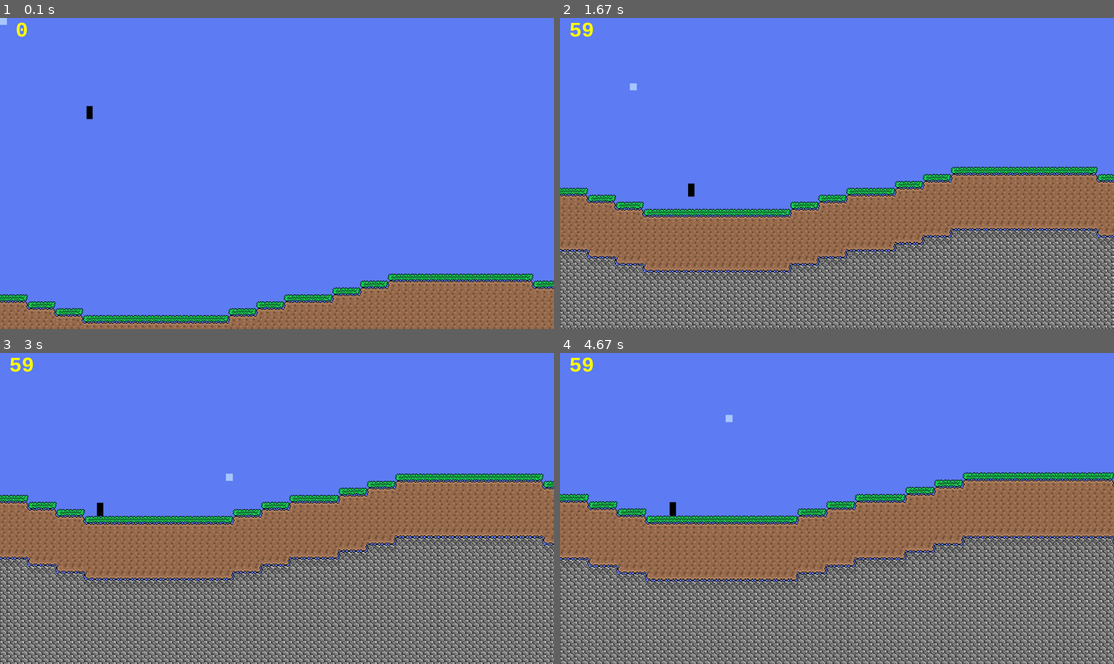
Above: before the commit, frames 1-4 (two rows, left to right).
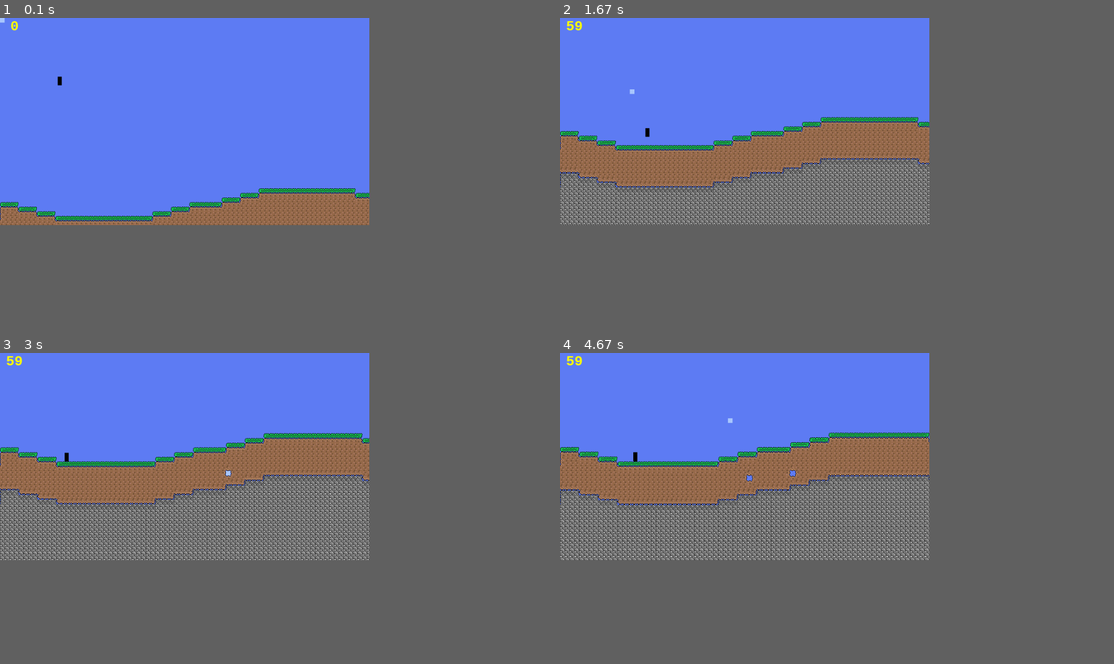
Above: after the commit, the same moments.

Repository: Nicholas-Merillat/tilemap-pygame
Game: pygame game, started from main.py
Same seed, same stepped clock (60 frames per second), same inputs: the game is played once before the commit and once after it.
Inputs (mouse positions are in pixels of both pictures, inside the frame that each line leads up to):
- Up to frame 1 (0.1 s): no input
- Up to frame 2 (1.67 s): click (742, 120) at 0.38 s; hold D 0.67-1.13 s; click (864, 114) at 0.75 s; hold W 1.17-1.47 s; click (654, 123) at 1.25 s; hold D from 1.5 s (still down); click (632, 89) at 1.58 s; tap = at 1.65 s
- Up to frame 3 (3 s): release D at 1.97 s; hold A 2-2.53 s; click (238, 384) at 2.08 s; hold A 2.57-2.97 s; click (227, 474) at 2.65 s
- Up to frame 4 (4.67 s): hold W 3-3.37 s; click (753, 387) at 3.08 s; tap = at 3.15 s; hold D 3.4-4.03 s; click (609, 449) at 3.48 s; hold A 4.07-4.53 s; click (748, 477) at 4.15 s; hold D from 4.57 s (still down); click (731, 421) at 4.65 s
In our replay, the window is 900x506 before the commit and 600x337 after it. These sizes can differ from the game's own. Grey fills any space a smaller window leaves; there, only what the larger window draws over its background counts as a difference.

The runs differ from the first frame. In frame 1, 16% of the frame differs, in the area x 0-100%, y 0-100%; in frame 2, 59%; in frame 3, 66%; in frame 4, 67%.

Commit message:
tilemap render refactor progress

Diff:
--- a/main.py
+++ b/main.py
@@ -11,7 +11,7 @@
         pygame.display.set_icon(pygame.image.load('content/icon.png'))
 
         self.viewport = pygame.Surface(VIEWPORT_RESOLUTION)
-        self.screen = pygame.display.set_mode(SCREEN_RESOLUTION)
+        self.screen = pygame.display.set_mode(SCREEN_RESOLUTION, pygame.DOUBLEBUF)
         self.screen_scale_factor = pygame.math.Vector2(self.screen.size[0] / VIEWPORT_RESOLUTION[0], self.screen.size[1] / VIEWPORT_RESOLUTION[1])
 
         self.clock = pygame.time.Clock()
@@ -29,8 +29,8 @@
         self.viewport = pygame.Surface((VIEWPORT_RESOLUTION[0] - self.camera.zoom, VIEWPORT_RESOLUTION[1] - self.camera.zoom / ASPECT_SCALE_FACTOR))
         self.viewport.fill((95,125,245))
 
-        # Iterates through the visible tiles on camera in the tilemap and draws the tile images
-        self.viewport.blit(self.tilemap.grid_surface, (0,0))
+        # Blit only the whats visible to the camera from the tilemap to viewport
+        self.viewport.blit(self.tilemap.texture_surface, (0,0), (math.ceil(0 + self.camera.x), math.ceil(0 + self.camera.y), math.ceil(VIEWPORT_RESOLUTION[0] + self.camera.x), math.ceil(VIEWPORT_RESOLUTION[1] + self.camera.y)))
 
         #if self.tilemap.grid[int(self.mouse_position_tile.x)][int(self.mouse_position_tile.y)] != 0:
         self.viewport.blit(self.tilemap.cursor, (self.mouse_position_tile.x * TILE_SIZE - self.camera.x, self.mouse_position_tile.y * TILE_SIZE - self.camera.y), special_flags=pygame.BLEND_ADD)
@@ -46,7 +46,6 @@
 
     def run(self):
         self.delta = (self.clock.tick(MAX_FPS) / 1000) * PHYSICS_FPS
-        self.mouse_position = pygame.math.Vector2(0,0)
         while True:
             self.delta = (self.clock.tick(MAX_FPS) / 1000) * PHYSICS_FPS
             self.screen_scale_factor = pygame.math.Vector2(self.screen.size[0] / VIEWPORT_RESOLUTION[0], self.screen.size[1] / VIEWPORT_RESOLUTION[1])
@@ -58,7 +57,7 @@
                 elif event.type == pygame.VIDEORESIZE:
                     self.screen = pygame.display.set_mode((event.w, event.h), pygame.RESIZABLE)
 
-            self.mouse_position = pygame.math.Vector2(pygame.mouse.get_pos()[0], pygame.mouse.get_pos()[1])
+            self.mouse_position = pygame.math.Vector2(pygame.mouse.get_pos())
             self.mouse_position_tile = self.tilemap.screen_to_tile((self.mouse_position.x / self.screen_scale_factor.x) / self.camera.zoom_scale_factor, (self.mouse_position.y / self.screen_scale_factor.y) / self.camera.zoom_scale_factor)
             self.mouse_pressed = pygame.mouse.get_pressed()
 
--- a/settings.py
+++ b/settings.py
@@ -1,7 +1,7 @@
 import pygame, math, numpy, sys
 
 # User settings
-SCREEN_RESOLUTION = (1920, 1080)
+SCREEN_RESOLUTION = (1280, 720)
 MAX_FPS = 0 # If 0, framerate is uncapped
 
 # ENGINE SETTINGS BELOW DO NOT EDIT!
@@ -13,4 +13,4 @@
 
 # Tilemap settings
 TILE_SIZE = 8
-TILEMAP_SIZE = (400, 300) # (8400, 2400) (4200, 1200)
+TILEMAP_SIZE = (200, 200) # (8400, 2400) (4200, 1200)
--- a/tilemap.py
+++ b/tilemap.py
@@ -7,6 +7,7 @@
         self.camera = camera
 
         self.grid = numpy.full((TILEMAP_SIZE[0], TILEMAP_SIZE[1]), numpy.uint16(0))
+        self.bitmask_grid = numpy.full((TILEMAP_SIZE[0], TILEMAP_SIZE[1]), numpy.uint8(0))
         self.bitmask_dict = {0:(0,0), 1:(0,8), 2:(0,16), 3:(0,24), 4:(8,0), 5:(8,8), 6:(8,16), 7:(8,24), 8:(16,0), 9:(16,8), 10:(16,16), 11:(16,24), 12:(24,0), 13:(24,8), 14:(24,16), 15:(24,24)}
 
         with open('content/blocks.txt', 'r') as file:
@@ -22,20 +23,28 @@
                     except pygame.error as e:
                         print(f'Error loading image {block}: {e}')
 
+        self.update()
+
+    # Set tile ID at tile position
     def set_tile(self, tile_x, tile_y, tile_id):
         self.grid[tile_x][tile_y] = tile_id
+        self.texture()
 
+    # Get tile ID at tile position
     def get_tile(self, tile_x, tile_y):
         return self.grid[tile_x][tile_y]
 
+    # Get world coordinates of a tile with tile position
     def tile_to_world(self, tile_x, tile_y):
         return pygame.math.Vector2(tile_x * TILE_SIZE + self.camera.x, tile_y * TILE_SIZE + self.camera.y)
 
+    # Convert screen coordinates to corresponding tile
     def screen_to_tile(self, x, y):
         tile_x = int(math.floor((x + self.camera.x) / TILE_SIZE))
         tile_y = int(math.floor((y + self.camera.y) / TILE_SIZE))
         return pygame.math.Vector2(tile_x, tile_y)
 
+    # Convert world coordinates to corresponding tile
     def world_to_tile(self, x, y):
         tile_x = int(math.floor(x / TILE_SIZE))
         tile_y = int(math.floor(y / TILE_SIZE))
@@ -44,40 +53,60 @@
         return pygame.math.Vector2(tile_x, tile_y)
 
     def generate_world(self):
-        # Generate surface grass and then fill below with dirt
+        # Generate surface grass with a sin function then fill below 10 layers with dirt, rest stone
+
         for x in range(TILEMAP_SIZE[0]):
             y = int(math.sin(x / 14) * 4) + 40
             self.grid[x][y] = 1
             self.grid[x][range(y + 1, y + 9)] = 2
             self.grid[x][range(y + 9, TILEMAP_SIZE[1])] = 3
+        self.texture()
 
-    def update(self):
-        # Range used to see which tiles to render on screen based on what the camera can see
-        self.camera_to_tile = self.screen_to_tile(self.camera.x % TILE_SIZE, self.camera.y % TILE_SIZE)
-        self.visible_tiles_x = math.ceil((VIEWPORT_RESOLUTION[0] - self.camera.zoom) / TILE_SIZE)
-        self.visible_tiles_y = math.ceil((VIEWPORT_RESOLUTION[1] - (self.camera.zoom / ASPECT_SCALE_FACTOR)) / TILE_SIZE)
-        self.visible_x = range(max(0, int(self.camera_to_tile.x) - 1), min(int(self.camera_to_tile.x + self.visible_tiles_x) + 1, TILEMAP_SIZE[0]))
-        self.visible_y = range(max(0, int(self.camera_to_tile.y) - 1), min(int(self.camera_to_tile.y + self.visible_tiles_y) + 1, TILEMAP_SIZE[1]))
+    def bitmask(self):
+        for x in range(len(self.grid)):
+            for y in range(len(self.grid[x])):
+                tile_id = self.grid[x][y]
+                if tile_id >= 1:
+                    bitmask_counter = numpy.uint8(0)
 
-        self.grid_surface = pygame.surface.Surface(VIEWPORT_RESOLUTION, pygame.SRCALPHA)
+                    # In a try catch because edge tiles obv cant index past the edges so I just brute force it, this is why world border tiles autotile weird
+                    try:
+                        if self.grid[x][y-1] == tile_id: # North
+                            bitmask_counter += 2**0
+                        if self.grid[x-1][y] == tile_id: # West
+                            bitmask_counter += 2**1
+                        if self.grid[x+1][y] == tile_id: # East
+                            bitmask_counter += 2**2
+                        if self.grid[x][y+1] == tile_id: # South
+                            bitmask_counter += 2**3
+                    except:
+                        pass
 
-        for x in self.visible_x:
-            for y in self.visible_y:
+                    self.bitmask_grid[x][y] = bitmask_counter
+
+    def texture(self):
+        self.bitmask()
+        self.texture_surface = pygame.surface.Surface((TILEMAP_SIZE[0] * TILE_SIZE, TILEMAP_SIZE[1] * TILE_SIZE), pygame.SRCALPHA)
+
+        for x in range(len(self.grid)):
+            for y in range(len(self.grid[x])):
                 tile_id = self.grid[x][y]
                 if tile_id >= 1:
                     tile_image = self.tile_images[tile_id - 1]
-                    bitmask_counter = numpy.uint8(0)
 
-                    if self.grid[x][y-1] == tile_id: # north
-                        bitmask_counter += 2**0
-                    if self.grid[x-1][y] == tile_id: # west
-                        bitmask_counter += 2**1
-                    if self.grid[x+1][y] == tile_id: # east
-                        bitmask_counter += 2**2
-                    if self.grid[x][y+1] == tile_id: # south
-                        bitmask_counter += 2**3
-
-                    block_rect = pygame.Rect(self.bitmask_dict[bitmask_counter][1], self.bitmask_dict[bitmask_counter][0], TILE_SIZE, TILE_SIZE)
+                    block_rect = pygame.Rect(self.bitmask_dict[self.bitmask_grid[x][y]][1], self.bitmask_dict[self.bitmask_grid[x][y]][0], TILE_SIZE, TILE_SIZE)
                     block_image = tile_image.subsurface(block_rect)
                     block_image = pygame.transform.scale(block_image, (TILE_SIZE, TILE_SIZE))
-                    self.grid_surface.blit(block_image, pygame.Rect(math.floor(x * TILE_SIZE - self.camera.x), math.floor(y * TILE_SIZE - self.camera.y), TILE_SIZE, TILE_SIZE))
+                    self.texture_surface.blit(block_image, pygame.Rect(math.floor(x * TILE_SIZE), math.floor(y * TILE_SIZE), TILE_SIZE, TILE_SIZE))
+
+    def update_texture(self, x, y):
+        pass
+
+    def update(self):
+        pass
+        # Range used to see which tiles to render on screen based on what the camera can see
+        # self.camera_to_tile = self.screen_to_tile(self.camera.x % TILE_SIZE, self.camera.y % TILE_SIZE)
+        # self.visible_tiles_x = math.ceil((VIEWPORT_RESOLUTION[0] - self.camera.zoom) / TILE_SIZE)
+        # self.visible_tiles_y = math.ceil((VIEWPORT_RESOLUTION[1] - (self.camera.zoom / ASPECT_SCALE_FACTOR)) / TILE_SIZE)
+        # self.visible_x = range(max(0, int(self.camera_to_tile.x) - 1), min(int(self.camera_to_tile.x + self.visible_tiles_x) + 1, TILEMAP_SIZE[0]))
+        # self.visible_y = range(max(0, int(self.camera_to_tile.y) - 1), min(int(self.camera_to_tile.y + self.visible_tiles_y) + 1, TILEMAP_SIZE[1]))
